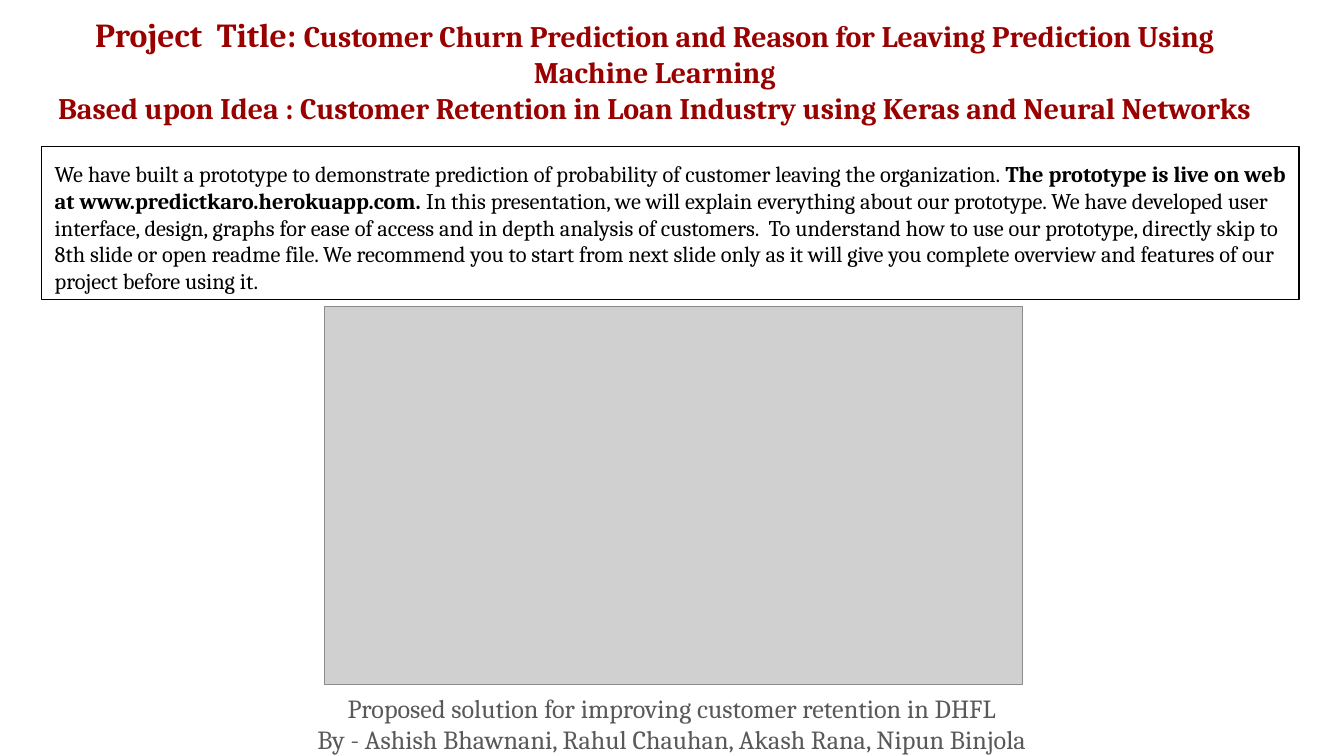
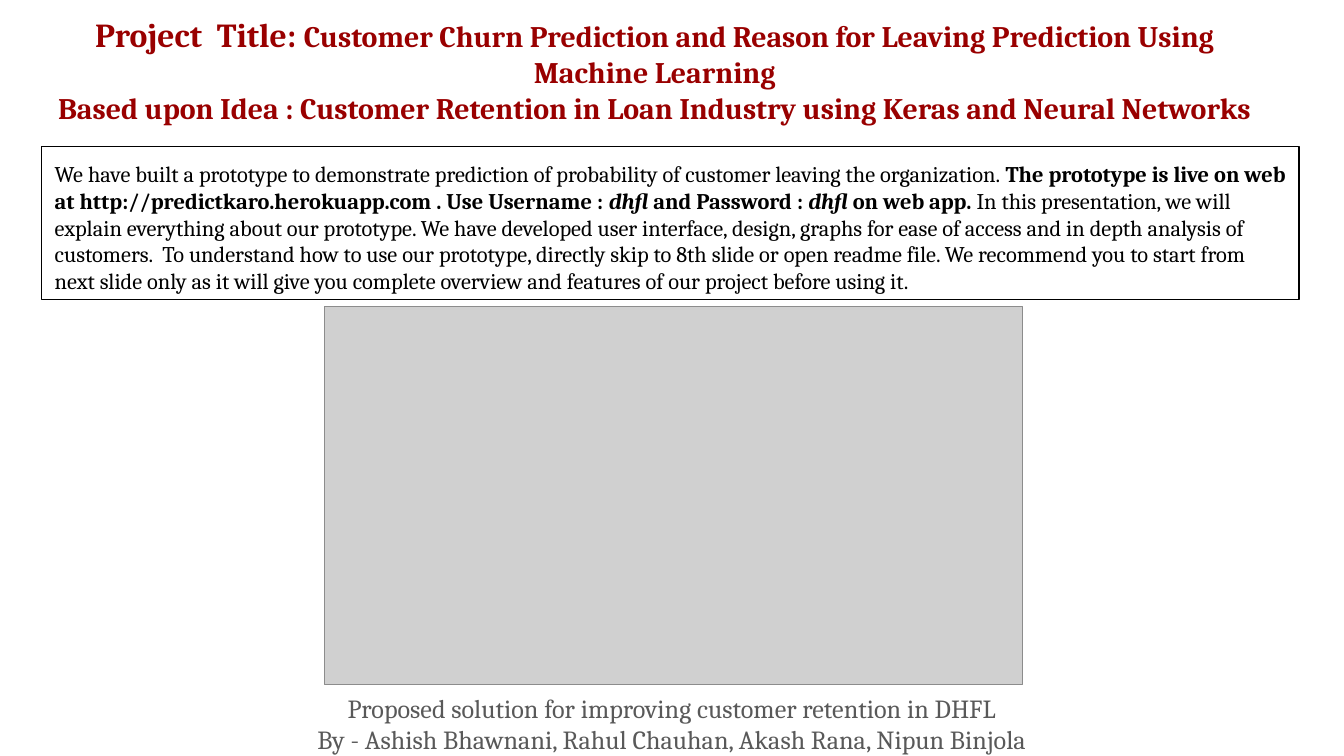
Before and after one commit to NipunBinjola/Customer-Churn-Prediction, a slide deck: slide 1 of CustomerChurnPrediction.ppt. Drawn at 1344x756 pixels with LibreOffice and Linux fonts; fonts in the diff are those of the drawing; grey boxes stand for pictures. Boxes give left, top, right and bottom in pixels: in the first picture for what was removed or moved away, otherwise in the second. Text is boxed around its words. In the diff, an @@ line names an element or a change of style, - is before the commit and + after.

Commit message:
ppt updated

```diff
--- a/CustomerChurnPrediction.ppt
+++ b/CustomerChurnPrediction.ppt
@@ text in rectangle at (x1=55, y1=166, x2=1285, y2=294): text changed @@
-We have built a prototype to demonstrate prediction of probability of customer leaving the organization. The prototype is live on web at www.predictkaro.herokuapp.com. In this presentation, we will explain everything about our prototype. We have developed user interface, design, graphs for ease of access and in depth analysis of customers. To understand how to use our prototype, directly skip to 8th slide or open readme file. We recommend you to start from next slide only as it will give you complete overview and features of our project before using it.
+We have built a prototype to demonstrate prediction of probability of customer leaving the organization. The prototype is live on web at http://predictkaro.herokuapp.com . Use Username : dhfl and Password : dhfl on web app. In this presentation, we will explain everything about our prototype. We have developed user interface, design, graphs for ease of access and in depth analysis of customers. To understand how to use our prototype, directly skip to 8th slide or open readme file. We recommend you to start from next slide only as it will give you complete overview and features of our project before using it.
```
